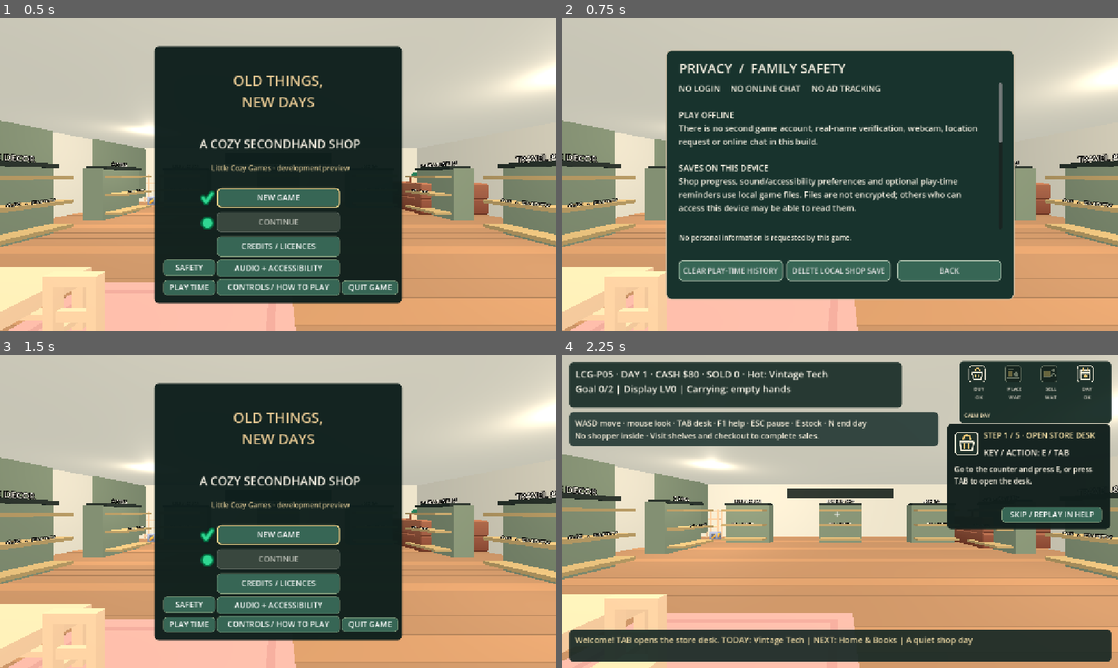
Above: before the commit, frames 1-4 (two rows, left to right).
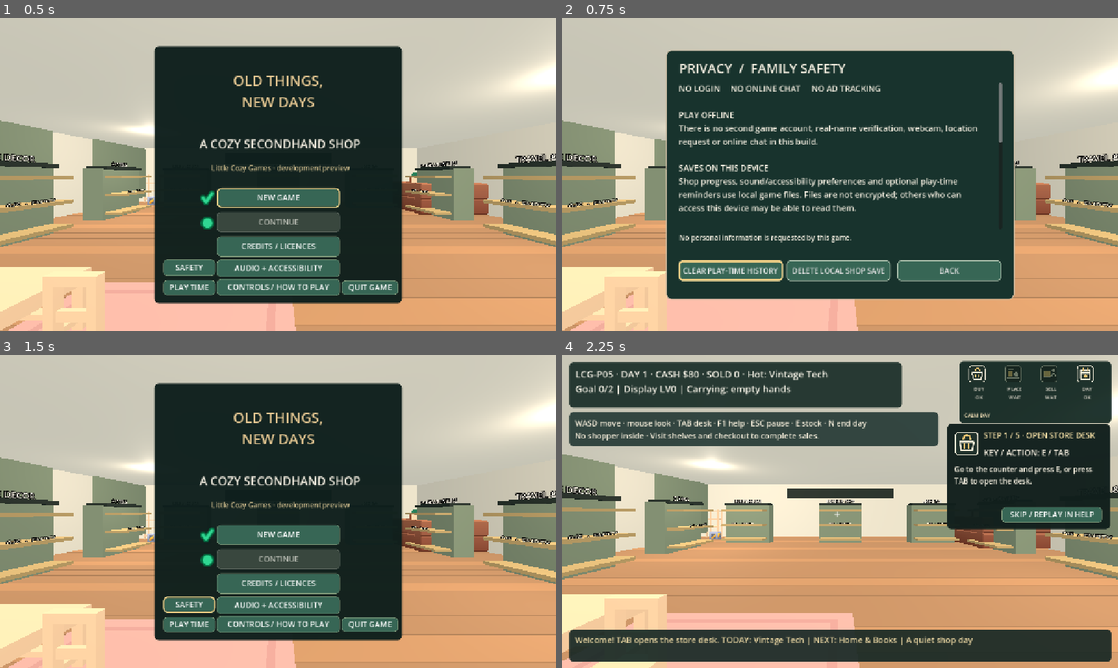
Above: after the commit, the same moments.

Repository: linyingxuan78-glitch/LCG-P05-Old-Things-New-Days
Game: Godot game, scene res://main.tscn
Same seed, same stepped clock (60 frames per second), same inputs: the game is played once before the commit and once after it.
Inputs:
- Up to frame 1 (0.5 s): no input
- Up to frame 2 (0.75 s): click "SAFETY" at 0.5 s
- Up to frame 3 (1.5 s): click "BACK" at 1.25 s
- Up to frame 4 (2.25 s): click "NEW GAME" at 2 s

Frame 1 is identical in both runs. In frame 2, 0.4% of the frame differs, in the area x 20-40%, y 77-85%; in frame 3, 0.3%; in frame 4, nothing differs.

Commit message:
fix(accessibility): keyboard focus entering and leaving optional family/privacy controls

Diff:
--- a/scripts/privacy_safety.gd
+++ b/scripts/privacy_safety.gd
@@ -120,6 +120,7 @@
     panel.visible = true
     confirm_panel.visible = false
     Input.mouse_mode = Input.MOUSE_MODE_VISIBLE
+    shop.call("_focus_menu_controls", panel)
 
 func is_open() -> bool:
     return (panel != null and panel.visible) or (confirm_panel != null and confirm_panel.visible)
@@ -145,6 +146,10 @@
         Input.mouse_mode = Input.MOUSE_MODE_VISIBLE
     else:
         shop.call("_show_title")
+    if source_menu == "pause":
+        shop.call("_focus_menu_controls", shop.get("pause_ui"), "PRIVACY / SAFETY")
+    else:
+        shop.call("_focus_menu_controls", shop.get("title_ui"), "SAFETY")
 
 func _clear_history() -> void:
     if shop == null:
@@ -161,10 +166,13 @@
         return
     panel.visible = false
     confirm_panel.visible = true
+    shop.call("_focus_menu_controls", confirm_panel)
 
 func cancel_erase() -> void:
     confirm_panel.visible = false
     panel.visible = true
+    if shop != null:
+        shop.call("_focus_menu_controls", panel)
 
 func confirm_erase() -> void:
     # No destructive tests may ever remove real player data.
